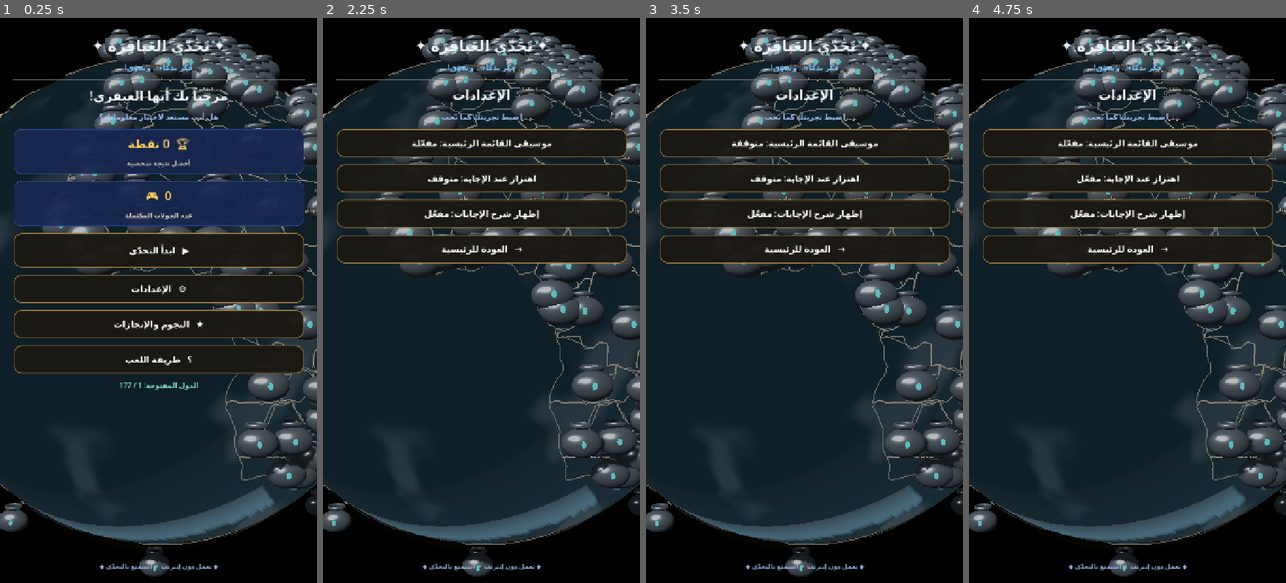
Above: before the commit, frames 1-4 (left to right).
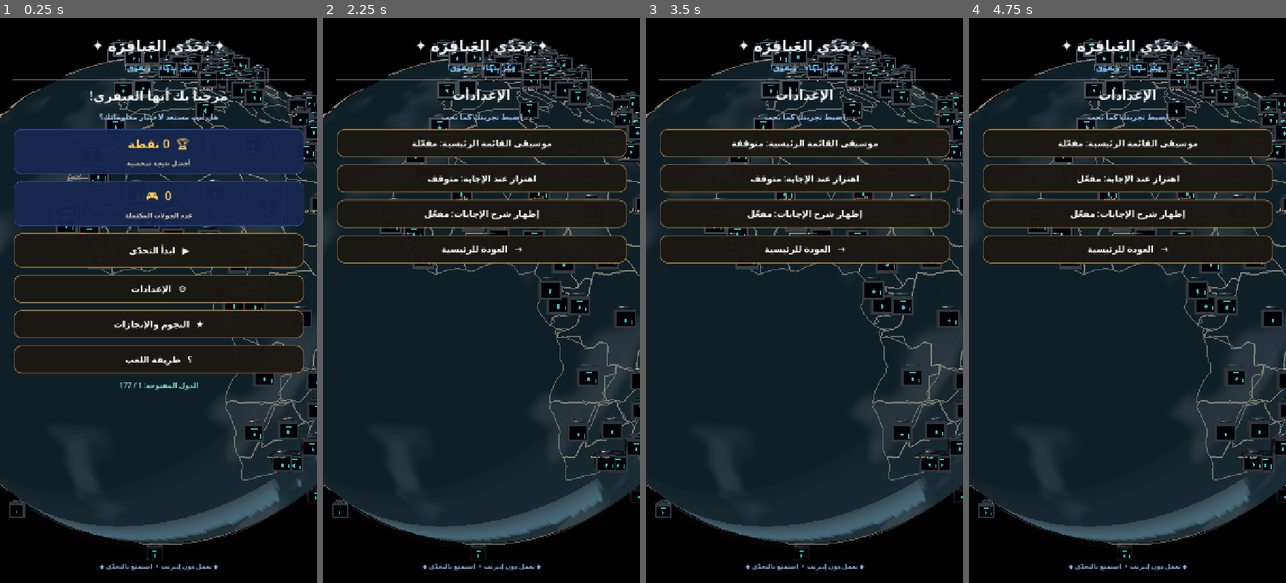
Above: after the commit, the same moments.

Repository: mahdialloui01-art/challenge-
Game: Godot game, scene res://scenes/main.tscn
Two runs of this game, one before a commit and one after it. Both use one fixed random seed, a clock stepped at 60 frames per second and the inputs below.
Inputs:
- Up to frame 1 (0.25 s): no input
- Up to frame 2 (2.25 s): click "▶ ابدأ التحدّي" at 0.5 s; click "⌂ الرئيسية" at 1.25 s; click "⚙ الإعدادات" at 2 s
- Up to frame 3 (3.5 s): click "موسيقى القائمة الرئيسية: مفعّ…" at 2.75 s
- Up to frame 4 (4.75 s): click "موسيقى القائمة الرئيسية: متوق…" at 3.5 s; click "اهتزاز عند الإجابة: متوقف" at 4.25 s

The runs differ from the first frame. In frame 1, 9.9% of the frame differs, in the area x 0-100%, y 1-99%; in frame 2, 12%; in frame 3, 11%; in frame 4, 11%.

Commit message:
Replace oversized globe locks with compact centered electronic locks

Diff:
--- a/scripts/world_globe.gd
+++ b/scripts/world_globe.gd
@@ -374,8 +374,8 @@
     return best_anchor
 
 func _create_country_lock_labels() -> void:
-    # Every locked destination gets its own visible lock marker.
-    # Markers are hidden only when they are on the far side of the globe.
+    # Compact electronic lock badges sit at each country's geographic centre.
+    # Their footprint is deliberately small so the map remains clearly visible.
     for code in country_route:
         if not features_by_code.has(code):
             continue
@@ -386,77 +386,110 @@
         var route_index := country_route.find(code)
         var lock_root := Node3D.new()
         lock_root.name = "CountryLock_" + code
-        lock_root.position = _geo_to_sphere(float(anchor[0]), float(anchor[1]), GLOBE_RADIUS * 1.065)
+        lock_root.position = _geo_to_sphere(float(anchor[0]), float(anchor[1]), GLOBE_RADIUS * 1.038)
+        lock_root.scale = Vector3.ONE * 0.72
         lock_root.set_meta("route_index", route_index)
         lock_root.set_meta("country_code", code)
-        lock_root.set_meta("base_scale", 1.0)
-
-        # Premium 3D lock: metallic rounded body, raised shackle, inset keyway.
-        var metal := StandardMaterial3D.new()
-        metal.albedo_color = Color(0.60, 0.66, 0.72, 1.0)
-        metal.metallic = 0.88
-        metal.roughness = 0.24
-        metal.clearcoat_enabled = true
-        metal.clearcoat = 0.72
-        metal.clearcoat_roughness = 0.18
-        metal.emission_enabled = true
-        metal.emission = Color(0.12, 0.15, 0.19)
-        metal.emission_energy_multiplier = 0.22
-
+        lock_root.set_meta("base_scale", 0.72)
+
+        # Brushed titanium outer shell.
+        var titanium := StandardMaterial3D.new()
+        titanium.albedo_color = Color(0.57, 0.64, 0.72, 1.0)
+        titanium.metallic = 0.92
+        titanium.roughness = 0.2
+        titanium.clearcoat_enabled = true
+        titanium.clearcoat = 0.82
+        titanium.clearcoat_roughness = 0.12
+
+        var shell := MeshInstance3D.new()
+        shell.name = "MetalBody"
+        var shell_mesh := BoxMesh.new()
+        shell_mesh.size = Vector3(0.19, 0.16, 0.065)
+        shell.mesh = shell_mesh
+        shell.material_override = titanium
+        lock_root.add_child(shell)
+
+        # Dark glass-like electronic face.
+        var panel := MeshInstance3D.new()
+        panel.name = "ElectronicPanel"
+        var panel_mesh := BoxMesh.new()
+        panel_mesh.size = Vector3(0.151, 0.119, 0.012)
+        panel.mesh = panel_mesh
+        panel.position = Vector3(0.0, 0.0, 0.039)
+        var panel_material := StandardMaterial3D.new()
+        panel_material.albedo_color = Color(0.018, 0.055, 0.078, 1.0)
+        panel_material.metallic = 0.58
+        panel_material.roughness = 0.16
+        panel_material.emission_enabled = true
+        panel_material.emission = Color(0.008, 0.065, 0.09)
+        panel_material.emission_energy_multiplier = 0.45
+        panel.material_override = panel_material
+        lock_root.add_child(panel)
+
+        # Raised electronic shackle, kept narrow and compact.
         var shackle := MeshInstance3D.new()
         shackle.name = "Shackle"
         var ring := TorusMesh.new()
-        ring.inner_radius = 0.075
-        ring.outer_radius = 0.115
+        ring.inner_radius = 0.043
+        ring.outer_radius = 0.061
         shackle.mesh = ring
-        shackle.scale = Vector3(0.92, 1.12, 0.72)
-        shackle.position = Vector3(0.0, 0.105, -0.012)
-        shackle.material_override = metal
+        shackle.scale = Vector3(1.0, 1.12, 0.72)
+        shackle.position = Vector3(0.0, 0.102, -0.004)
+        shackle.material_override = titanium
         lock_root.add_child(shackle)
 
-        var body := MeshInstance3D.new()
-        body.name = "MetalBody"
-        var body_mesh := SphereMesh.new()
-        body_mesh.radius = 0.16
-        body_mesh.height = 0.28
-        body.mesh = body_mesh
-        body.scale = Vector3(1.12, 0.92, 0.72)
-        body.position = Vector3(0.0, -0.045, 0.025)
-        body.material_override = metal
-        lock_root.add_child(body)
-
+        # Glowing biometric/key sensor and tiny status light.
         var keyway := MeshInstance3D.new()
         keyway.name = "IlluminatedKeyway"
         var key_mesh := SphereMesh.new()
-        key_mesh.radius = 0.027
-        key_mesh.height = 0.054
+        key_mesh.radius = 0.014
+        key_mesh.height = 0.028
         keyway.mesh = key_mesh
-        keyway.scale = Vector3(0.82, 1.18, 0.36)
-        keyway.position = Vector3(0.0, -0.035, 0.139)
-        var key_material := StandardMaterial3D.new()
-        key_material.albedo_color = Color(0.30, 0.82, 0.96)
-        key_material.emission_enabled = true
-        key_material.emission = Color(0.10, 0.62, 0.95)
-        key_material.emission_energy_multiplier = 1.8
-        key_material.metallic = 0.25
-        keyway.material_override = key_material
+        keyway.scale = Vector3(0.78, 1.22, 0.42)
+        keyway.position = Vector3(0.0, -0.012, 0.049)
+        var cyan := StandardMaterial3D.new()
+        cyan.albedo_color = Color(0.20, 0.86, 1.0)
+        cyan.emission_enabled = true
+        cyan.emission = Color(0.04, 0.72, 1.0)
+        cyan.emission_energy_multiplier = 2.4
+        cyan.metallic = 0.35
+        keyway.material_override = cyan
         lock_root.add_child(keyway)
+
+        var status_led := MeshInstance3D.new()
+        status_led.name = "StatusLED"
+        var led_mesh := BoxMesh.new()
+        led_mesh.size = Vector3(0.052, 0.006, 0.008)
+        status_led.mesh = led_mesh
+        status_led.position = Vector3(0.0, 0.043, 0.049)
+        status_led.material_override = cyan
+        lock_root.add_child(status_led)
+
+        var circuit := MeshInstance3D.new()
+        circuit.name = "CircuitAccent"
+        var circuit_mesh := BoxMesh.new()
+        circuit_mesh.size = Vector3(0.006, 0.035, 0.008)
+        circuit.mesh = circuit_mesh
+        circuit.position = Vector3(0.058, -0.025, 0.049)
+        circuit.material_override = cyan
+        lock_root.add_child(circuit)
 
         var order_label := Label3D.new()
         order_label.name = "SequenceNumber"
         order_label.text = "%02d" % (route_index + 1)
-        order_label.font_size = 25
-        order_label.pixel_size = 0.0038
+        order_label.font_size = 20
+        order_label.pixel_size = 0.0027
         order_label.billboard = BaseMaterial3D.BILLBOARD_ENABLED
         order_label.no_depth_test = true
         order_label.shaded = false
-        order_label.modulate = Color(0.88, 0.93, 0.98, 1.0)
-        order_label.outline_size = 8
-        order_label.outline_modulate = Color(0.025, 0.035, 0.050, 1.0)
-        order_label.position = Vector3(0.0, -0.245, 0.11)
+        order_label.modulate = Color(0.82, 0.94, 1.0, 1.0)
+        order_label.outline_size = 6
+        order_label.outline_modulate = Color(0.012, 0.028, 0.042, 1.0)
+        order_label.position = Vector3(0.0, -0.145, 0.055)
         order_label.horizontal_alignment = HORIZONTAL_ALIGNMENT_CENTER
         order_label.vertical_alignment = VERTICAL_ALIGNMENT_CENTER
         lock_root.add_child(order_label)
+
         add_child(lock_root)
         country_lock_labels.append(lock_root)
         country_order_labels.append(order_label)
